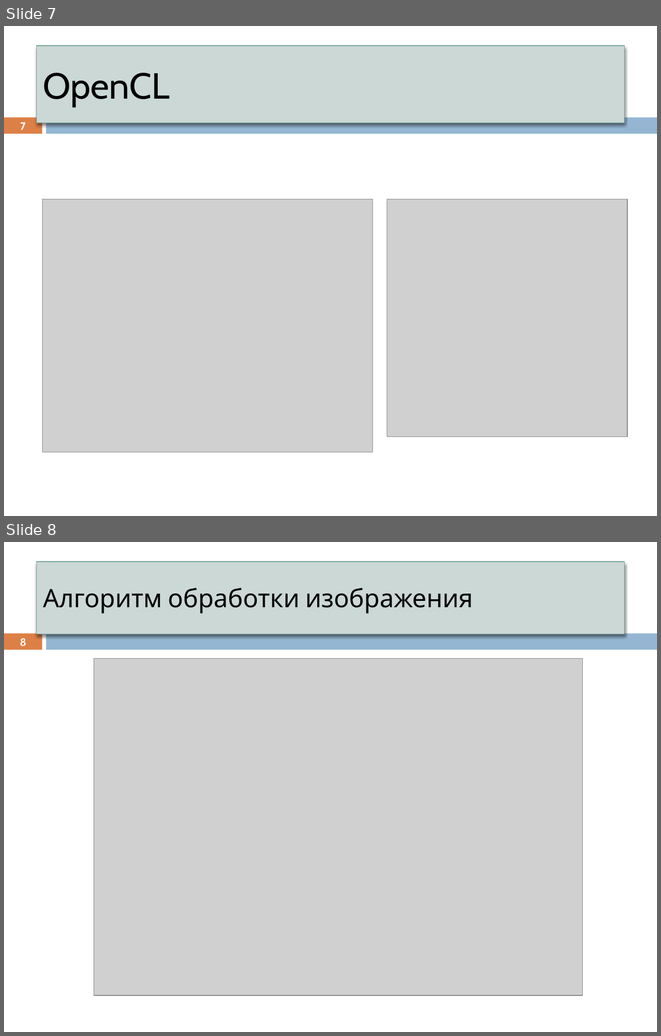
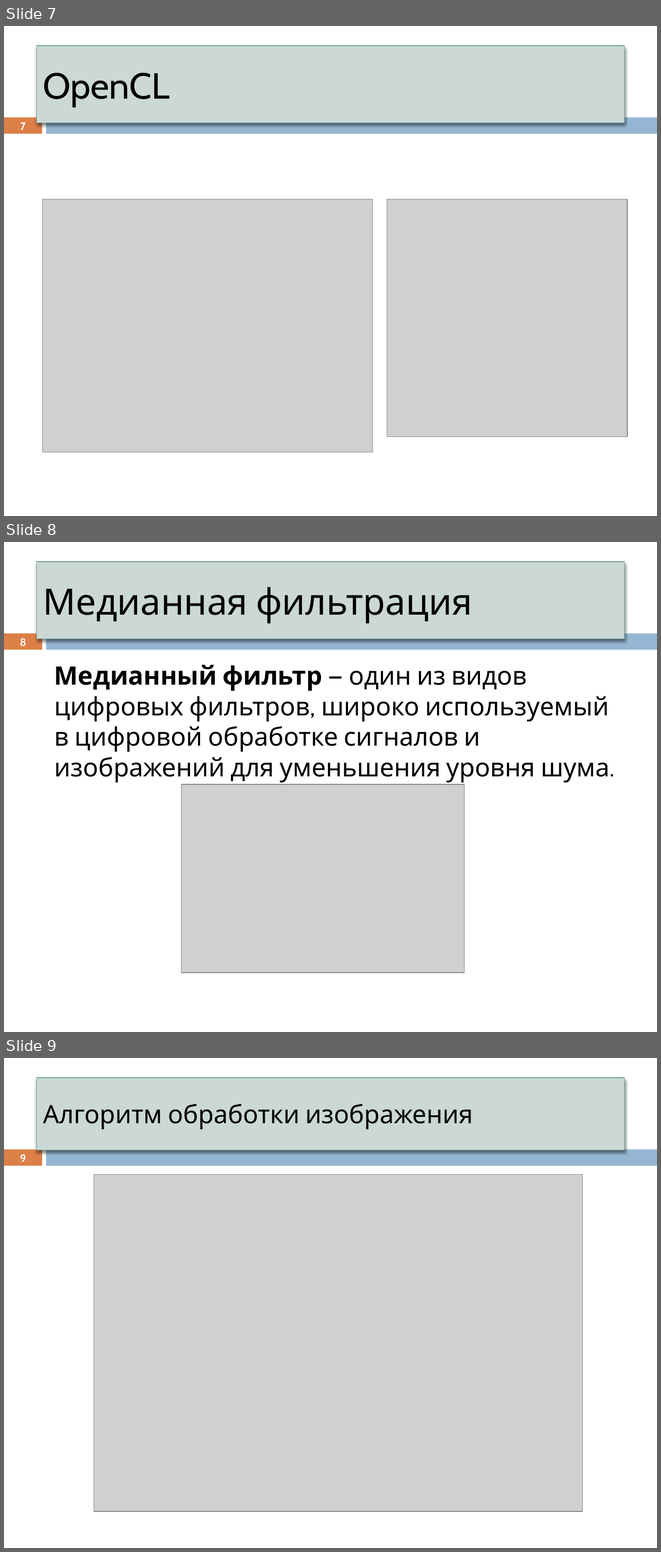
Before and after one commit to ustadenis/OpenCLImageFilter, a slide deck: Diplom/Презентация.pptx. Shown one above the other, each under a label of ours: slides 7 and 8 before the commit, slides 7, 8 and 9 after it. The pictures are 661x1036 and 661x1552 pixels, drawn with LibreOffice and Linux fonts; fonts in the diff are those of the drawing; grey boxes stand for pictures. Boxes give left, top, right and bottom in pixels: in the first picture for what was removed or moved away, otherwise in the second. Text is boxed around its words. In the diff, an @@ line names an element or a change of style, - is before the commit and + after.

```diff
--- a/Diplom/Презентация.pptx
+++ b/Diplom/Презентация.pptx
@@ slide 8 added at <box>4,542,657,1032</box>, background #FFFFFF; not listed: 2 template elements that a slide beside it also shows @@
@@ title added at <box>37,562,624,638</box>, fill #CBD9D5, outline #7BA79D 0.79 pt, 40 pt, text #000000 @@
+Медианная фильтрация
@@ page number added at <box>20,638,26,646</box>, 11.9 pt, text #FFFFFF, bold @@
+8
@@ text added at <box>54,664,610,783</box>, 28 pt, text #000000 @@
+Медианный фильтр — один из видов цифровых фильтров, широко используемый в цифровой обработке сигналов и изображений для уменьшения уровня шума.
@@ picture added at <box>182,784,465,972</box> @@
@@ what was slide 8 is now slide 9 @@
@@ page number at <box>20,1154,26,1162</box>: text changed @@
-8
+9
```
Also in this commit, not shown: 1 slide changed, 1 other file.
